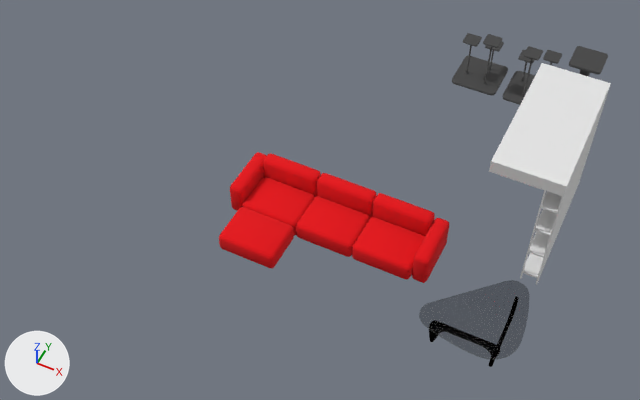
One commit to the Blender file static/avour.app/scenes/furnitures.blend: the scene before it, then after it.
Camera for both pictures: a camera (50 mm lens) standing at (1.42, -11.55, 12.51) and looking at (-3.62, -1.47, -0.09). The axes (+X, +Y, +Z) are drawn at lower left. The lights are the same throughout.

The older version as bpy lines, for what is in view:
```python
me_cube_001 = bpy.data.meshes.new('Cube.001')
me_cube_001.from_pydata(...)  # 192 vertices, 124 faces; spans x -1.0..1.0, y -1.0..1.0, z 0.0..3.81
me_cube_001.materials.append(mat_material)  # black #414141
me_cube_008 = bpy.data.meshes.new('Cube.008')
me_cube_008.from_pydata(...)  # 72 vertices, 54 faces; spans x -1.11..0.46, y -1.66..1.45, z -0.22..0.36
me_cube_008.polygons.foreach_set('use_smooth', [True] * 54)
me_cube_008.materials.append(mat_fabric_red)  # red #e7000c
me_fbxmesh_001 = bpy.data.meshes.new('FbxMesh.001')
me_fbxmesh_001.from_pydata(...)  # 1442 vertices, 1442 faces; spans x -0.537..0.537, y -0.537..0.537, z 0.0..0.401
# faces by material slot: [2, 1374, 66]
me_fbxmesh_001.materials.append(mat_v_glas_p)  # black #000000
me_fbxmesh_001.materials.append(mat_wood_black_ash_02)  # picture img_diffuse_texture_0
me_fbxmesh_001.materials.append(mat_v_glas_r)  # grey #949994
ob_coffee_table = bpy.data.objects.new('Coffee Table', me_fbxmesh_001)
ob_coffee_table.location = (0.0, -3.01, 0.0)
ob_coffee_table.scale = (1.53, 1.53, 1.53)
ob_couch = bpy.data.objects.new('couch', me_cube_008)
ob_couch.location = (-3.13, -2.04, 0.3)
ob_couch.rotation_euler = (0.0, 0.0, 1.571)  # degrees (0, 0, 90)
ob_couch.scale = (1.26, 1.26, 1.26)
_m = ob_couch.modifiers.new('Bevel', 'BEVEL')
_m.width = 0.06
_m.width_pct = 0.06
_m.segments = 2
_m.miter_outer = 'MITER_ARC'
ob_stand_01 = bpy.data.objects.new('stand.01', me_cube_001)
ob_stand_01.location = (-0.97, 3.2, 0.0)
ob_stand_01.scale = (0.49, 0.49, 0.32)
# also in view: 'shelve.01' at (0.06, -0.28, 1.26); 'stand.03' at (0.0, 3.2, 0.62); 'stand.02' at (-2.1, 3.2, 0.61)
```
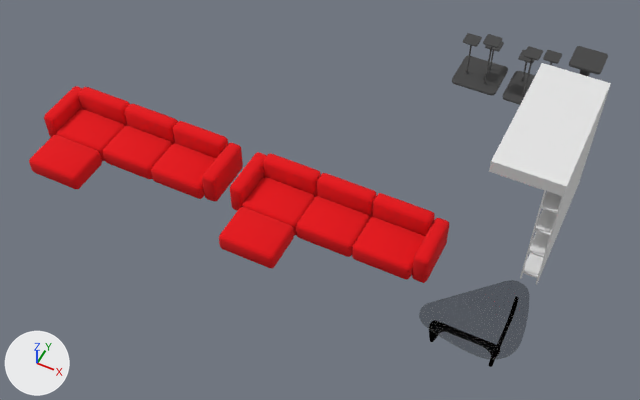
The change in detail:
Object 'couch.bkup' (ob_couch_bkup) is new; it shows a copy of the mesh of ob_couch.
Its location is (-7.34, -2.04, 0.3).
Its rotation in degrees is (0, 0, 90).
Its scale is (1.26, 1.26, 1.26).
It gains a BEVEL modifier named 'Bevel'.
Modifier setting: width = 0.06.
Modifier setting: width_pct = 0.06.
Modifier setting: segments = 2.
Modifier setting: miter_outer = 'MITER_ARC'.

Location of each change, (x1, y1, x2, y2) in pixels of the pictures (640 x 400 px):
'couch.bkup', added (red)
    after: (29, 86, 243, 202)
